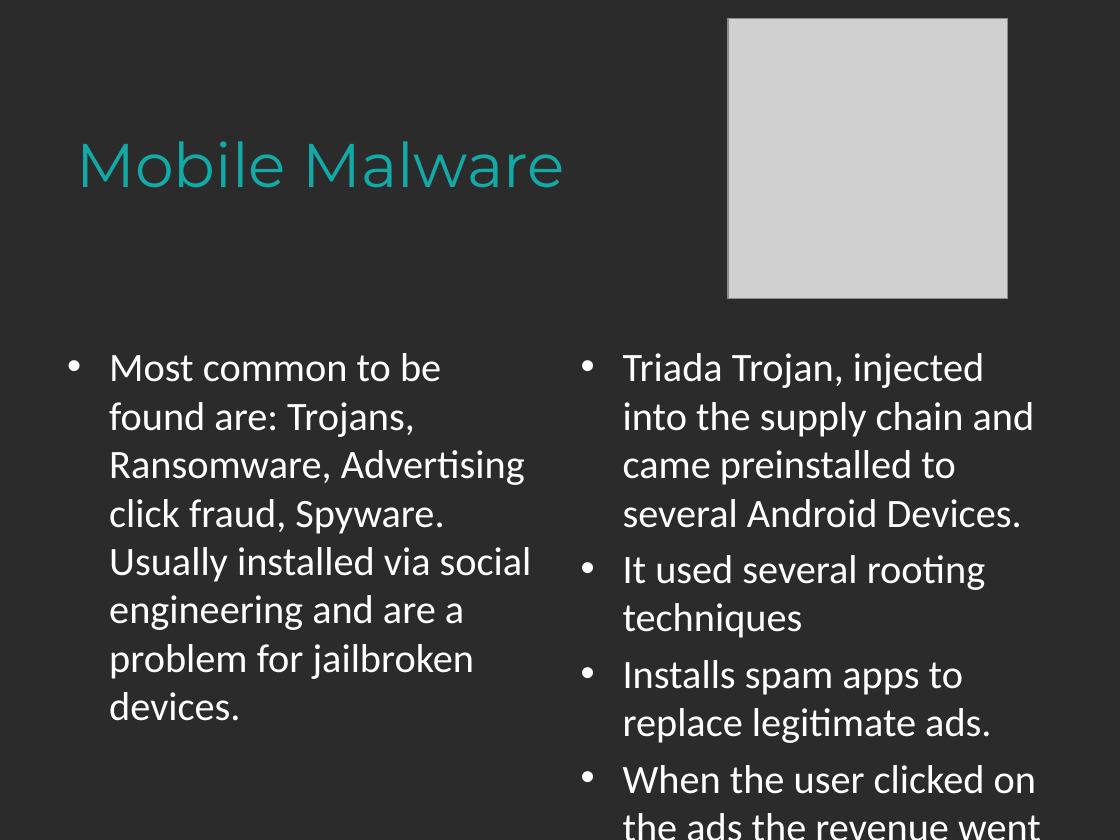
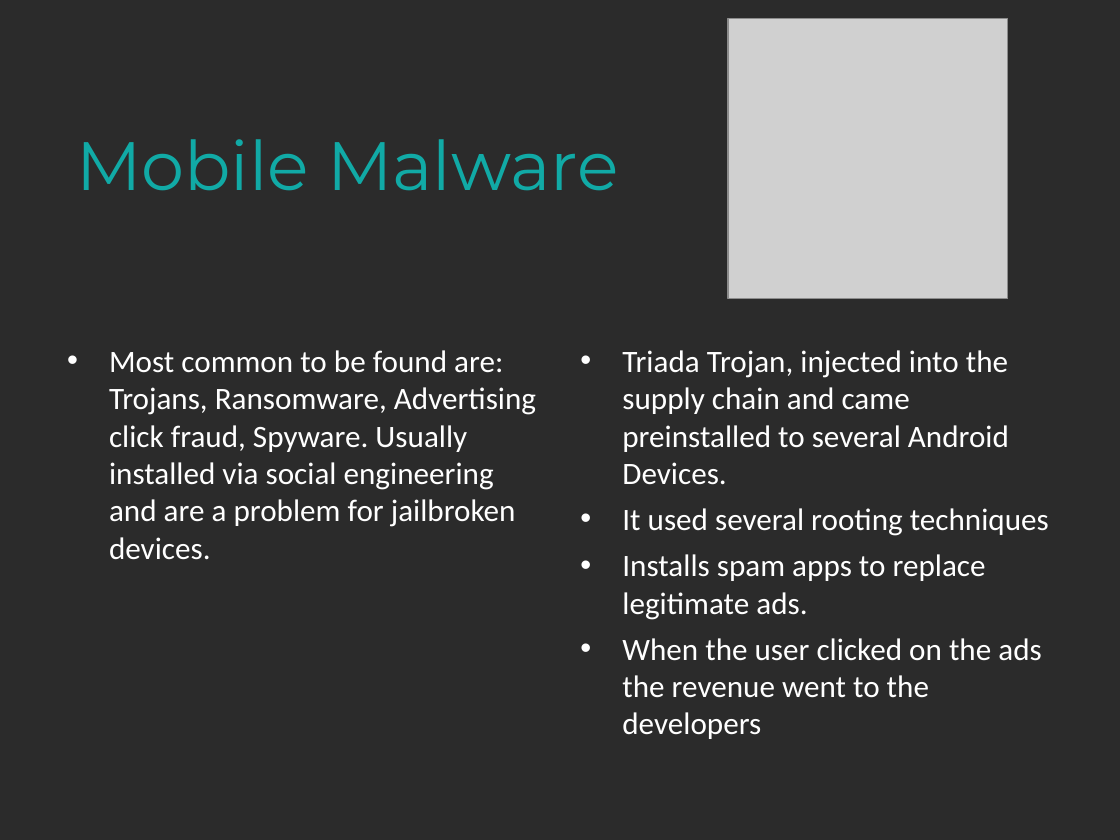
Before and after one commit to Konstantinos-Papanagnou/SecurityProject, a slide deck: slide 13 of Malware.pptx. Drawn at 1120x840 pixels with LibreOffice and Linux fonts; fonts in the diff are those of the drawing; grey boxes stand for pictures; background and template pictures are left out; a plain dark background stands for a picture behind light text. Boxes give left, top, right and bottom in pixels: in the first picture for what was removed or moved away, otherwise in the second. Text is boxed around its words. In the diff, an @@ line names an element or a change of style, - is before the commit and + after.

```diff
--- a/Malware.pptx
+++ b/Malware.pptx
@@ text "Mobile Malware" at (76, 139, 619, 191): size 39.6 to 44 pt @@
@@ text "Most common to be found ..." at (109, 350, 536, 560): size 25.9 to 20 pt; indent changed @@
@@ text "Triada Trojan, injected into the ..." at (622, 350, 1049, 739): size 25.9 to 20 pt; indent changed @@
```
Also in this commit, not shown: 21 other slides changed.
